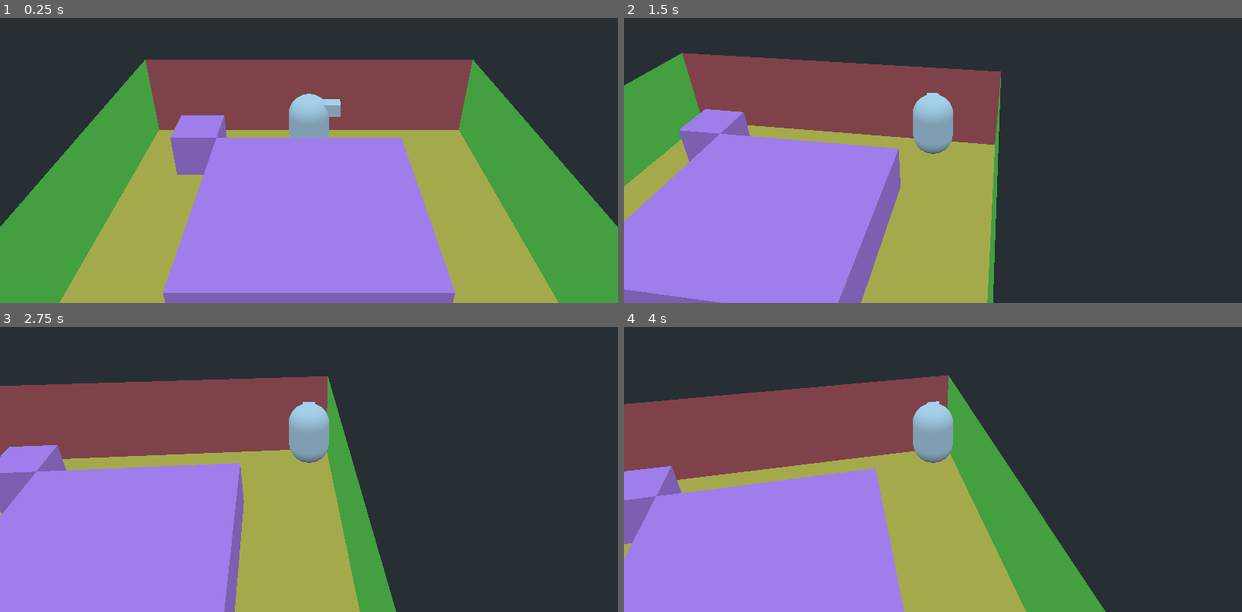
Above: before the commit, frames 1-4 (two rows, left to right).
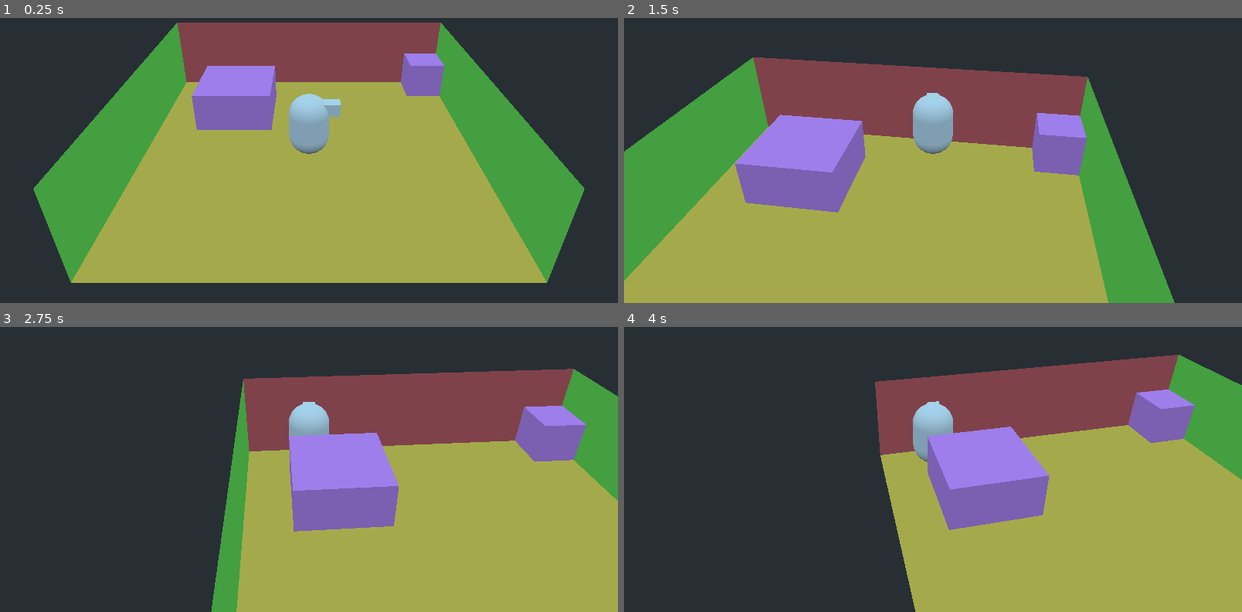
Above: after the commit, the same moments.

Repository: dsvoid/3d1
Game: Godot game, scene res://scenes and scripts/Level.tscn
Two runs of this game, one before a commit and one after it. Both use one fixed random seed, a clock stepped at 60 frames per second and the inputs below.
Inputs (mouse positions are in pixels of both pictures, inside the frame that each line leads up to):
- Up to frame 1 (0.25 s): no input
- Up to frame 2 (1.5 s): tap Enter at 0.5 s; move the mouse to (963, 120) at 0.52 s; hold F (use_key) 0.53-1.28 s; hold W (move_up) from 0.53 s (still down); move the mouse to (902, 123) at 1.27 s; tap F (use_key) at 1.35 s
- Up to frame 3 (2.75 s): keep holding W (move_up); move the mouse to (321, 423) at 2.02 s; hold F (use_key) from 2.03 s (still down)
- Up to frame 4 (4 s): keep holding W (move_up); move the mouse to (926, 438) at 2.77 s; release F (use_key) at 2.78 s; tap F (use_key) at 2.85 s; move the mouse to (976, 435) at 3.52 s; hold F (use_key) from 3.53 s (still down)

The runs differ from the first frame. In frame 1, 48% of the frame differs, in the area x 0-100%, y 1-100%; in frame 2, 47%; in frame 3, 72%; in frame 4, 72%, in the area x 0-100%, y 9-100%.

Commit message:
#10 removed positioning system for collision detection. It didn't play well with floats. Collisions are now checked with functioning raycasts

Diff:
--- a/scenes and scripts/Level.gd
+++ /dev/null
@@ -1,69 +0,0 @@
-extends Spatial
-
-var size_x : int = 8
-var size_z : int = 8
-var coll_matrix: Array = []
-var obj_dict: Dictionary = {}
-var printed_once: bool = false
-
-var MovableObj = preload("res://scenes and scripts/MovableObj.tscn")
-
-func _ready():
-	#initialize coll_matrix
-	for x in range(size_x):
-		coll_matrix.append([])
-		for z in range(size_z):
-			coll_matrix[x].append(false)
-	# test objects
-	add_movable_obj(1,1)
-	add_movable_obj(2,2,4,4)
-
-
-func add_movable_obj(pos_x,pos_z,obj_size_x=1,obj_size_z=1):
-	var new_movable_obj = MovableObj.instance()
-	add_child(new_movable_obj)
-	new_movable_obj.global_transform.origin = Vector3(pos_x+(0.5*obj_size_x),0.5,pos_z+(0.5*obj_size_z))
-	new_movable_obj.size_x = obj_size_x
-	new_movable_obj.size_z = obj_size_z
-	var obj_cs = new_movable_obj.get_node("CollisionShape")
-	var obj_dmi = new_movable_obj.get_node("DefaultMeshInstance")
-	obj_cs.shape.extents = Vector3(obj_size_x/2.0, 0.5, obj_size_z/2.0)
-	obj_dmi.mesh.size = Vector3(obj_size_x,1,obj_size_z)
-	coll_place(new_movable_obj)
-	obj_dict[new_movable_obj] = { "pos": Vector3(pos_x, 0, pos_z) }
-
-func coll_lift(movable_obj):
-	var obj_pos = movable_obj.global_transform.origin + Vector3(-movable_obj.size_x/2.0,0,-movable_obj.size_z/2.0)
-	for x in range(movable_obj.size_x):
-		for z in range(movable_obj.size_z):
-			coll_matrix[obj_pos.x+x][obj_pos.z+z] = false
-
-func coll_place(movable_obj):
-	var obj_pos = movable_obj.global_transform.origin + Vector3(-movable_obj.size_x/2.0,0,-movable_obj.size_z/2.0)
-	if not movable_obj in obj_dict:
-		obj_dict[movable_obj] = { "pos" : Vector3.ZERO }
-	obj_dict[movable_obj]["pos"] = Vector3(obj_pos.x, 0, obj_pos.z)
-	for x in range(movable_obj.size_x):
-		for z in range(movable_obj.size_z):
-			coll_matrix[obj_pos.x+x][obj_pos.z+z] = true
-
-func valid_place(pos_x,pos_z,obj_size_x,obj_size_z):
-	for x in range(obj_size_x):
-		for z in range(obj_size_z):
-			var check_x = int(pos_x+x)
-			var check_z = int(pos_z+z)
-			if check_x >= size_x or check_z >= size_z:
-				return false
-			if check_x < 0 or check_z < 0:
-				return false
-			if coll_matrix[check_x][check_z]:
-				return false
-	return true
-
-func debug_print_coll_matrix():
-	print("========")
-	for z in size_z:
-		var s = ""
-		for x in size_x:
-			s += "T" if coll_matrix[x][z] else "F"
-		print(s)
--- a/scenes and scripts/Level.tscn
+++ b/scenes and scripts/Level.tscn
@@ -1,12 +1,12 @@
-[gd_scene load_steps=16 format=2]
+[gd_scene load_steps=19 format=2]
 
 [ext_resource path="res://scenes and scripts/Player.tscn" type="PackedScene" id=1]
+[ext_resource path="res://scenes and scripts/MovableObj.tscn" type="PackedScene" id=2]
 [ext_resource path="res://scenes and scripts/Global.gd" type="Script" id=3]
-[ext_resource path="res://scenes and scripts/Level.gd" type="Script" id=4]
 
 [sub_resource type="BoxShape" id=1]
 resource_local_to_scene = true
-extents = Vector3( 4, 1, 0 )
+extents = Vector3( 4, 1, 1 )
 
 [sub_resource type="SpatialMaterial" id=2]
 albedo_color = Color( 1, 0.415686, 0.415686, 1 )
@@ -16,17 +16,19 @@
 size = Vector2( 8, 2 )
 
 [sub_resource type="BoxShape" id=4]
-extents = Vector3( 0, 1, 4 )
+resource_local_to_scene = true
+extents = Vector3( 1, 1, 4 )
 
 [sub_resource type="SpatialMaterial" id=5]
 albedo_color = Color( 0.537255, 1, 0.352941, 1 )
 
 [sub_resource type="QuadMesh" id=6]
+resource_local_to_scene = true
 material = SubResource( 5 )
 size = Vector2( 8, 2 )
 
 [sub_resource type="BoxShape" id=7]
-extents = Vector3( 4, 1, 0 )
+extents = Vector3( 4, 1, 1 )
 
 [sub_resource type="QuadMesh" id=8]
 size = Vector2( 8, 2 )
@@ -43,62 +45,81 @@
 [sub_resource type="SpatialMaterial" id=12]
 albedo_color = Color( 1, 0.811765, 0.305882, 1 )
 
+[sub_resource type="BoxShape" id=13]
+resource_local_to_scene = true
+margin = 0.001
+extents = Vector3( 1, 0.5, 1 )
+
+[sub_resource type="SpatialMaterial" id=14]
+albedo_color = Color( 0.968627, 0.6, 1, 1 )
+
+[sub_resource type="CubeMesh" id=15]
+resource_local_to_scene = true
+material = SubResource( 14 )
+size = Vector3( 2, 1, 2 )
+
 [node name="Level" type="Spatial"]
-script = ExtResource( 4 )
 
 [node name="Global" type="Node" parent="."]
 script = ExtResource( 3 )
 
 [node name="Player" parent="." instance=ExtResource( 1 )]
-transform = Transform( 1, 0, 0, 0, 1, 0, 0, 0, 1, 4, 0, 1 )
+transform = Transform( 1, 0, 0, 0, 1, 0, 0, 0, 1, 4, 0, 4 )
+
+[node name="MovableObj" parent="." instance=ExtResource( 2 )]
+transform = Transform( 1, 0, 0, 0, 1, 0, 0, 0, 1, 7.5, 0.5, 0.5 )
 
 [node name="Walls" type="Node" parent="."]
 
 [node name="NorthWall" type="StaticBody" parent="Walls"]
-transform = Transform( 1, 0, 0, 0, 1, 0, 0, 0, 1, 4, 1, 0 )
+transform = Transform( 1, 0, 0, 0, 1, 0, 0, 0, 1, 4, 1, -1 )
 collision_layer = 2
+collision_mask = 3
 
 [node name="CollisionShape" type="CollisionShape" parent="Walls/NorthWall"]
 shape = SubResource( 1 )
 
 [node name="MeshInstance" type="MeshInstance" parent="Walls/NorthWall"]
-transform = Transform( 1, 0, 0, 0, 1, 0, 0, 0, 1, 0, -2.38419e-07, 0 )
+transform = Transform( 1, 0, 0, 0, 1, 0, 0, 0, 1, 0, -2.38419e-07, 1 )
 mesh = SubResource( 3 )
 material/0 = null
 
 [node name="WestWall" type="StaticBody" parent="Walls"]
-transform = Transform( 1, 0, 0, 0, 1, 0, 0, 0, 1, 0, 1, 4 )
+transform = Transform( 1, 0, 0, 0, 1, 0, 0, 0, 1, -1, 1, 4 )
 collision_layer = 2
+collision_mask = 3
 
 [node name="CollisionShape" type="CollisionShape" parent="Walls/WestWall"]
 shape = SubResource( 4 )
 
 [node name="MeshInstance" type="MeshInstance" parent="Walls/WestWall"]
-transform = Transform( -4.37114e-08, 0, 1, 0, 1, 0, -1, 0, -4.37114e-08, 0, 0, -2.38419e-07 )
+transform = Transform( -4.37114e-08, 0, 1, 0, 1, 0, -1, 0, -4.37114e-08, 1, 0, -2.38419e-07 )
 mesh = SubResource( 6 )
 material/0 = null
 
 [node name="EastWall" type="StaticBody" parent="Walls"]
-transform = Transform( -1, 0, -8.74228e-08, 0, 1, 0, 8.74228e-08, 0, -1, 8, 1, 4 )
+transform = Transform( -1, 0, -8.74228e-08, 0, 1, 0, 8.74228e-08, 0, -1, 9, 1, 4 )
 collision_layer = 2
+collision_mask = 3
 
 [node name="CollisionShape" type="CollisionShape" parent="Walls/EastWall"]
 shape = SubResource( 4 )
 
 [node name="MeshInstance" type="MeshInstance" parent="Walls/EastWall"]
-transform = Transform( -4.37114e-08, 0, 1, 0, 1, 0, -1, 0, -4.37114e-08, 0, 0, -2.38419e-07 )
+transform = Transform( -4.37114e-08, 0, 1, 0, 1, 0, -1, 0, -4.37114e-08, 1, 0, -4.76837e-07 )
 mesh = SubResource( 6 )
 material/0 = null
 
 [node name="SouthWall" type="StaticBody" parent="Walls"]
-transform = Transform( 1, 0, 0, 0, 1, 0, 0, 0, 1, 4, 1, 8 )
+transform = Transform( 1, 0, 0, 0, 1, 0, 0, 0, 1, 4, 1, 9 )
 collision_layer = 2
+collision_mask = 3
 
 [node name="CollisionShape" type="CollisionShape" parent="Walls/SouthWall"]
 shape = SubResource( 7 )
 
 [node name="MeshInstance" type="MeshInstance" parent="Walls/SouthWall"]
-transform = Transform( -1, 0, -3.25841e-07, 0, 1, 0, 3.25841e-07, 0, -1, 0, 0, 0 )
+transform = Transform( -1, 0, -3.25841e-07, 0, 1, 0, 3.25841e-07, 0, -1, 0, 0, -1 )
 mesh = SubResource( 8 )
 material/0 = SubResource( 9 )
 
@@ -113,3 +134,14 @@
 transform = Transform( 1, 0, 0, 0, -4.37114e-08, 1, 0, -1, -4.37114e-08, 0, 0, -2.38419e-07 )
 mesh = SubResource( 11 )
 material/0 = SubResource( 12 )
+
+[node name="MovableObj2x2" parent="." instance=ExtResource( 2 )]
+transform = Transform( 1, 0, 0, 0, 1, 0, 0, 0, 1, 2, 0.5, 2 )
+
+[node name="CollisionShape" parent="MovableObj2x2" index="0"]
+shape = SubResource( 13 )
+
+[node name="DefaultMeshInstance" parent="MovableObj2x2" index="1"]
+mesh = SubResource( 15 )
+
+[editable path="MovableObj2x2"]
--- a/scenes and scripts/MovableObj.gd
+++ b/scenes and scripts/MovableObj.gd
@@ -5,12 +5,12 @@
 var in_move_tween : bool = false
 var in_rot_tween : bool = false
 var rot_tween_complete : bool = false
-var level
 
 func _ready():
 	$MoveTween.connect("tween_completed", self, "on_move_tween_completed")
 	$RotTween.connect("tween_completed", self, "on_rot_tween_completed")
-	level = get_parent()
+	size_x = $CollisionShape.shape.extents.x * 2.0
+	size_z = $CollisionShape.shape.extents.z * 2.0
 
 func apply_move_tween(target):
 	in_move_tween = true
@@ -22,7 +22,6 @@
 
 func on_move_tween_completed(object,key):
 	in_move_tween = false
-	level.coll_place(self)
 
 func apply_rot_tween(target):
 	in_rot_tween = true
--- a/scenes and scripts/Player.gd
+++ b/scenes and scripts/Player.gd
@@ -19,14 +19,12 @@
 var in_align_tween : bool = false
 var align_tween_complete : bool = false
 
-var level
 
 func _ready():
 	$MoveObjTween.connect("tween_completed", self, "on_move_obj_tween_completed")
 	$AlignTween.connect("tween_completed", self, "on_align_tween_completed")
 	# separate player rotation from camera rotation
 	$CameraRig.set_as_toplevel(true)
-	level = get_parent()
 
 func _physics_process(delta):
 	match state:
@@ -55,7 +53,6 @@
 
 func state_align_with_obj(delta):
 	var obj_pos = grabbed_obj.global_transform.origin
-	vel = Vector3.ZERO
 	# TODO: update formula for arbitrarily sized MovableObj
 	var look_dir = grab_pos
 	if abs(obj_pos.x - grab_pos.x) > abs(obj_pos.z - grab_pos.z):
@@ -94,49 +91,68 @@
 	var rot_ccw_input = inputs[3]
 	var move_obj = false
 	var rot_obj = false
+	var valid_player_back_movement = true
 	grab_pos = global_transform.origin
 	if Input.is_action_pressed(forward_input) or Input.is_action_pressed(backward_input):
-		level.coll_lift(grabbed_obj)
+		move_obj = true
 		# check for potential collisions before allowing forward movement
 		var obj_pos = grabbed_obj.global_transform.origin
-		var level_obj_pos = level.obj_dict[grabbed_obj]["pos"]
 		var valid_player_place = true
 		if Input.is_action_pressed(forward_input):
 			move_dir = Vector3(cos(rotation.y), 0, -sin(rotation.y))
 		else:
 			move_dir = Vector3(-cos(rotation.y), 0, sin(rotation.y))
-			valid_player_place = level.valid_place(
-				global_transform.origin.x-0.5+move_dir.x,
-				global_transform.origin.z-0.5+move_dir.z,
-				1,
-				1
-			)
-		var desired_obj_pos = Vector3(level_obj_pos.x+move_dir.x,0,level_obj_pos.z+move_dir.z)
-		var valid_object_place = level.valid_place(
-			desired_obj_pos.x,
-			desired_obj_pos.z,
-			grabbed_obj.size_x,
-			grabbed_obj.size_z
-		)
-		if valid_object_place and valid_player_place:
-			move_obj = true
+			var behind_raycast = RayCast.new()
+			add_child(behind_raycast)
+			behind_raycast.global_transform.origin = global_transform.origin + move_dir
+			behind_raycast.global_transform.origin.y = 2.5
+			behind_raycast.set_cast_to(Vector3(0,-2,0))
+			behind_raycast.set_collision_mask_bit(1,true)
+			behind_raycast.set_collision_mask_bit(2,true)
+			behind_raycast.set_enabled(true)
+			behind_raycast.force_raycast_update()
+			if behind_raycast.is_colliding():
+				valid_player_back_movement = false
+			behind_raycast.queue_free()
+		var coll_points = []
+		if(abs(move_dir.x) > abs(move_dir.z)):
+			for z in grabbed_obj.size_z:
+				var coll_x = obj_pos.x + (((grabbed_obj.size_x/2.0) + 0.5) * move_dir.x)
+				var coll_z = obj_pos.z - (grabbed_obj.size_z/2.0) + 0.5 + z
+				coll_points.append(Vector3(coll_x, 2.5, coll_z))
+		else:
+			for x in grabbed_obj.size_x:
+				var coll_x = obj_pos.x - (grabbed_obj.size_x/2.0) + 0.5 + x
+				var coll_z = obj_pos.z + (((grabbed_obj.size_z/2.0) + 0.5) * move_dir.z)
+				coll_points.append(Vector3(coll_x, 2.5, coll_z))
+		for coll_point in coll_points:
+			var raycast = RayCast.new()
+			add_child(raycast)
+			raycast.global_transform.origin = coll_point
+			raycast.set_cast_to(Vector3(0,-2,0))
+			raycast.set_collision_mask_bit(1,true)
+			raycast.set_collision_mask_bit(2,true)
+			raycast.set_enabled(true)
+			raycast.force_raycast_update()
+			if raycast.is_colliding():
+				move_obj = false
+				raycast.queue_free()
+				break
+			raycast.queue_free()
 	elif Input.is_action_pressed(rot_cw_input):
 		rot_obj_dir = -PI/2
 		rot_obj = true
 	elif Input.is_action_pressed(rot_ccw_input):
 		rot_obj_dir = PI/2
 		rot_obj = true
-	if move_obj:
+	if move_obj and valid_player_back_movement:
 		state = MOVE_OBJ
-		return
 	elif rot_obj:
 		state = ROT_OBJ
-		return
 
 func state_move_obj(delta):
 	if move_obj_tween_complete:
 		move_obj_tween_complete = false
-		level.coll_place(grabbed_obj)
 		state = HOLD_OBJ
 		return
 	if not in_move_obj_tween:
@@ -190,14 +206,20 @@
 		rotation_degrees.y -= rot
 
 func find_grab_pos():
-	var obj_pos = level.obj_dict[grabbed_obj]["pos"]
+	var obj_pos = grabbed_obj.global_transform.origin
 	var grab_points = []
 	for x in range(grabbed_obj.size_x):
-		grab_points.append(Vector3(obj_pos.x+0.5+x, obj_pos.y, obj_pos.z-0.5))
-		grab_points.append(Vector3(obj_pos.x+0.5+x, obj_pos.y, obj_pos.z+grabbed_obj.size_z+0.5))
+		var grab_x = obj_pos.x - (grabbed_obj.size_x/2.0) + 0.5 + x
+		var grab_z_north = obj_pos.z - (grabbed_obj.size_z/2.0) - 0.5
+		var grab_z_south = obj_pos.z + (grabbed_obj.size_z/2.0) + 0.5
+		grab_points.append(Vector3(grab_x, 0, grab_z_north))
+		grab_points.append(Vector3(grab_x, 0, grab_z_south))
 	for z in range(grabbed_obj.size_z):
-		grab_points.append(Vector3(obj_pos.x-0.5, obj_pos.y, obj_pos.z+0.5+z))
-		grab_points.append(Vector3(obj_pos.x+grabbed_obj.size_x+0.5, obj_pos.y, obj_pos.z+0.5+z))
+		var grab_z = obj_pos.z - (grabbed_obj.size_z/2.0) + 0.5 + z
+		var grab_x_west = obj_pos.x - (grabbed_obj.size_x/2.0) - 0.5
+		var grab_x_east = obj_pos.x + (grabbed_obj.size_x/2.0) + 0.5
+		grab_points.append(Vector3(grab_x_west, 0, grab_z))
+		grab_points.append(Vector3(grab_x_east, 0, grab_z))
 	var grab_distances = []
 	for i in range(grab_points.size()):
 		grab_distances.append(global_transform.origin.distance_to(grab_points[i]))
